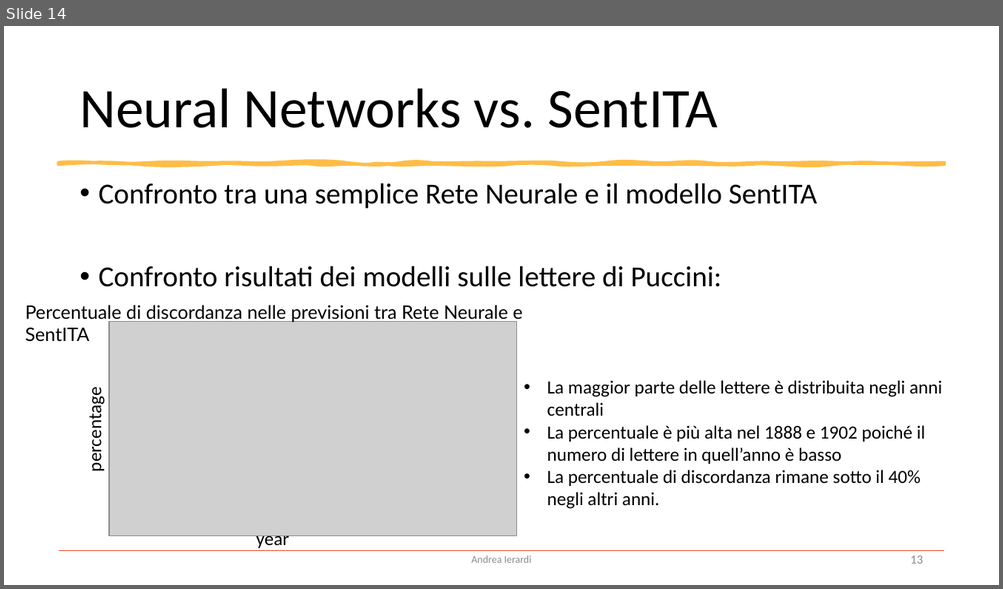
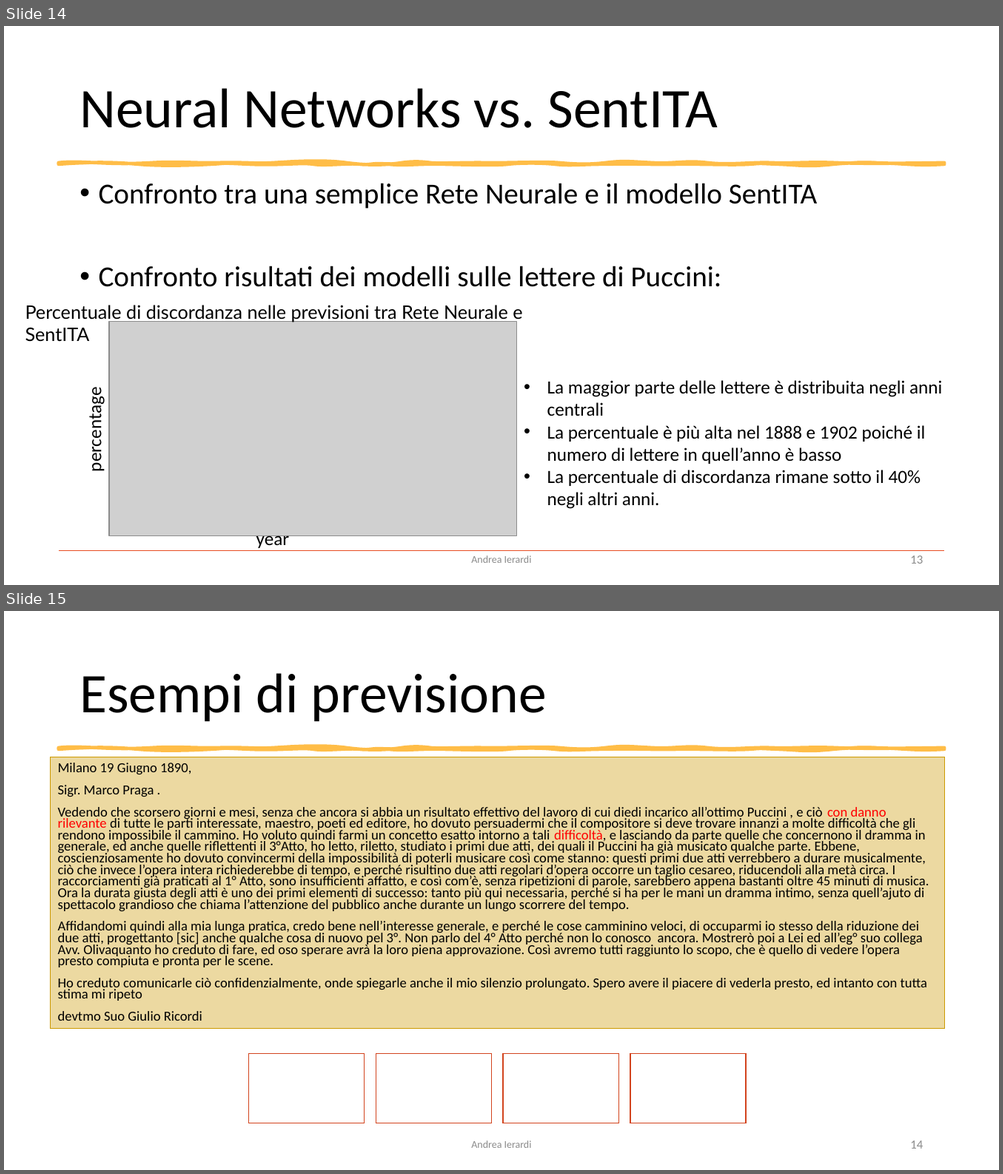
Before and after one commit to Andreaierardi/sentiment-puccini, a slide deck: report & presentation/puccini_sentiment.pptx. Shown one above the other, each under a label of ours: slide 14 before the commit, slides 14 and 15 after it. The pictures are 1003x589 and 1003x1174 pixels, drawn with LibreOffice and Linux fonts; fonts in the diff are those of the drawing; grey boxes stand for pictures. Boxes give left, top, right and bottom in pixels: in the first picture for what was removed or moved away, otherwise in the second. Text is boxed around its words. In the diff, an @@ line names an element or a change of style, - is before the commit and + after.

```diff
--- a/report & presentation/puccini_sentiment.pptx
+++ b/report & presentation/puccini_sentiment.pptx
@@ slide 15 added at box(4, 611, 999, 1170), background #FFFFFF @@
@@ title added at box(79, 673, 546, 722), 54 pt, text #000000 @@
+Esempi di previsione
@@ rectangle added at box(51, 758, 944, 1029), fill #CC9900 at 37% opacity, outline #CC9900 0.5 pt @@
@@ text added at box(58, 763, 928, 1021), 13.3 pt, text #000000 @@
+Milano 19 Giugno 1890,
+Sigr. Marco Praga .
+Vedendo che scorsero giorni e mesi, senza che ancora si abbia un risultato effettivo del lavoro di cui diedi incarico all’ottimo Puccini , e ciò con danno rilevante di tutte le parti interessate, maestro, poeti ed editore, ho dovuto persuadermi che il compositore si deve trovare innanzi a molte difficoltà che gli rendono impossibile il cammino. Ho voluto quindi farmi un concetto esatto intorno a tali difficoltà, e lasciando da parte quelle che concernono il dramma in generale, ed anche quelle riflettenti il 3°Atto, ho letto, riletto, studiato i primi due atti, dei quali il Puccini ha già musicato qualche parte. Ebbene, coscienziosamente ho dovuto convincermi della impossibilità di poterli musicare così come stanno: questi primi due atti verrebbero a durare musicalmente, ciò che invece l’opera intera richiederebbe di tempo, e perché risultino due atti regolari d’opera occorre un taglio cesareo, riducendoli alla metà circa. I raccorciamenti già praticati al 1° Atto, sono insufficienti affatto, e così com’è, senza ripetizioni di parole, sarebbero appena bastanti oltre 45 minuti di musica. Ora la durata giusta degli atti è uno dei primi elementi di successo: tanto più qui necessaria, perché si ha per le mani un dramma intimo, senza quell’ajuto di spettacolo grandioso che chiama l’attenzione del pubblico anche durante un lungo scorrere del tempo.
+Affidandomi quindi alla mia lunga pratica, credo bene nell’interesse generale, e perché le cose camminino veloci, di occuparmi io stesso della riduzione dei due atti, progettanto [sic] anche qualche cosa di nuovo pel 3°. Non parlo del 4° Atto perché non lo conosco ancora. Mostrerò poi a Lei ed all’eg° suo collega Avv. Olivaquanto ho creduto di fare, ed oso sperare avrà la loro piena approvazione. Così avremo tutti raggiunto lo scopo, che è quello di vedere l’opera presto compiuta e pronta per le scene.
+Ho creduto comunicarle ciò confidenzialmente, onde spiegarle anche il mio silenzio prolungato. Spero avere il piacere di vederla presto, ed intanto con tutta stima mi ripeto
+devtmo Suo Giulio Ricordi
@@ freeform shape added at box(59, 748, 944, 749), fill #FFBD47, outline #FFBD47 3.25 pt @@
@@ group added at box(249, 1054, 745, 1124): 4 rectangles @@
@@ text added at box(471, 1141, 532, 1148), 10 pt, text #8C8C8C @@
+Andrea Ierardi
@@ page number added at box(910, 1141, 922, 1149), 12 pt, text #8C8C8C @@
+14
```
Also in this commit, not shown: 3 other slides added, 1 other file.
